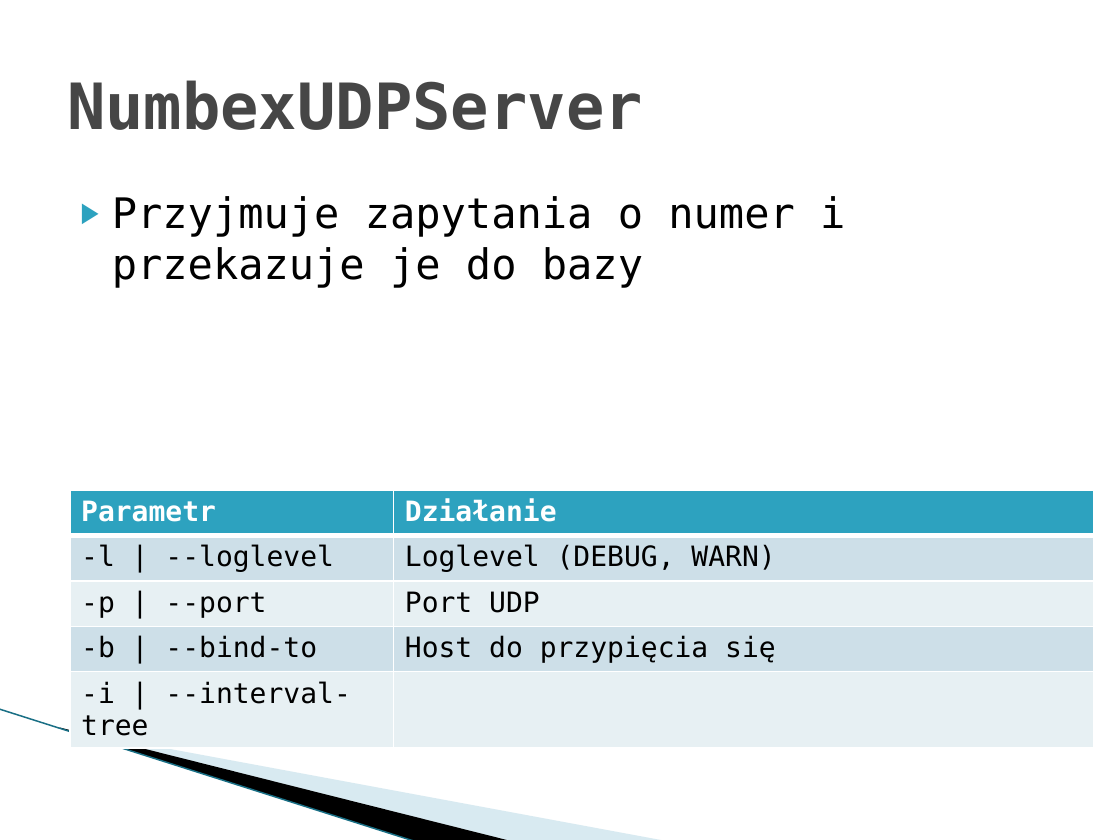
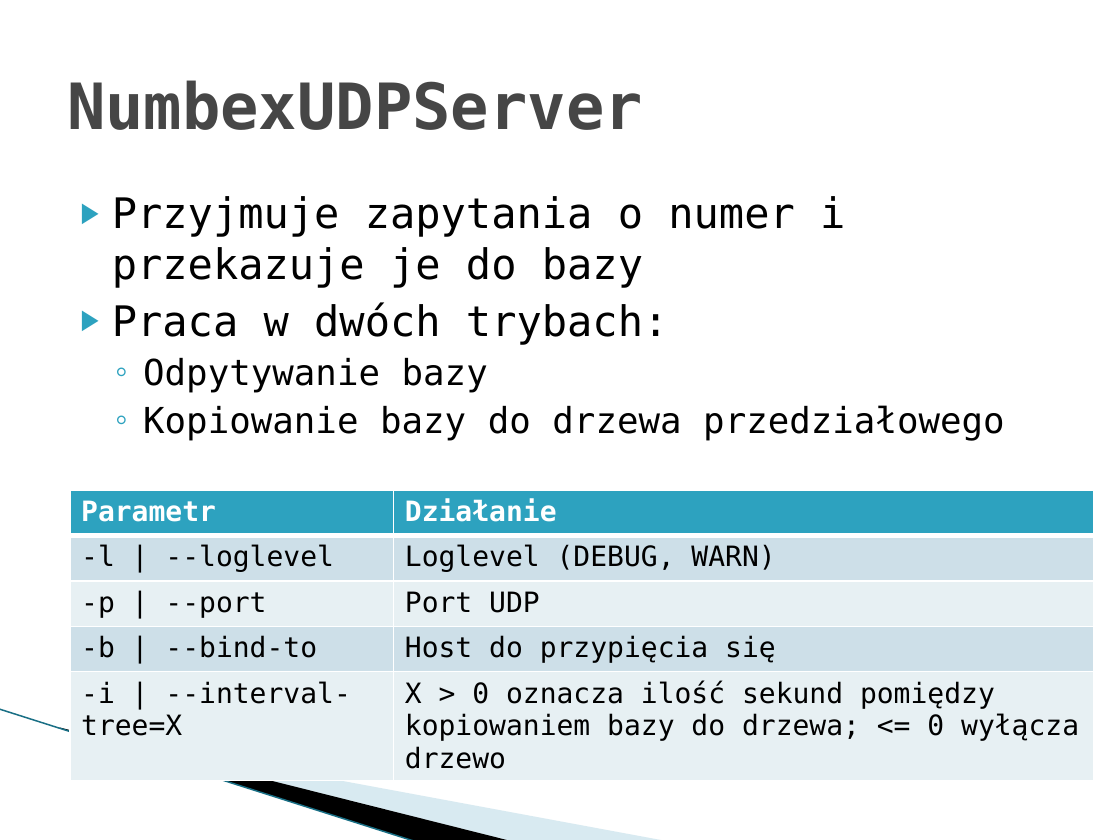
Before and after one commit to imbaczek/numbex, a slide deck: slide 8 of docs/NumbexFinalPresentation.pptx. Drawn at 1120x840 pixels with LibreOffice and Linux fonts; fonts in the diff are those of the drawing; background and template pictures are left out. Boxes give left, top, right and bottom in pixels: in the first picture for what was removed or moved away, otherwise in the second. Text is boxed around its words. In the diff, an @@ line names an element or a change of style, - is before the commit and + after.

```diff
--- a/docs/NumbexFinalPresentation.pptx
+++ b/docs/NumbexFinalPresentation.pptx
@@ text at <box>112,302,1005,441</box>: paragraphs added @@
+▶ Praca w dwóch trybach:
+  ◦ Odpytywanie bazy
+  ◦ Kopiowanie bazy do drzewa przedziałowego
@@ table at <box>69,491,1093,784</box> @@
-row 5, column 1: -i | --interval-tree
+row 5, column 1: -i | --interval-tree=X
-row 5, column 2: 
+row 5, column 2: X > 0 oznacza ilość sekund pomiędzy kopiowaniem bazy do drzewa; <= 0 wyłącza drzewo
```
Also in this commit, not shown: 3 other slides changed, 1 slide added.
